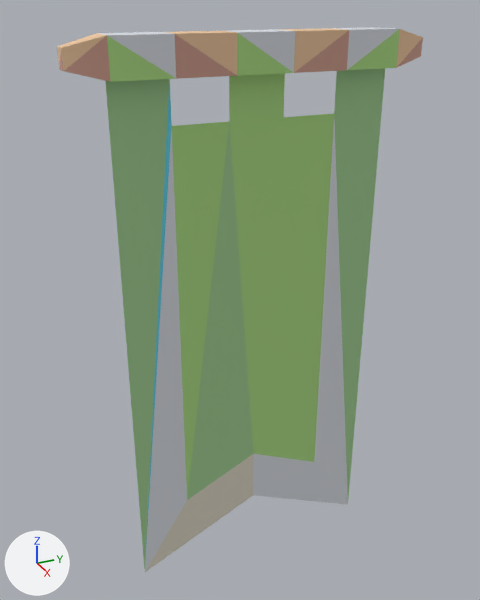
Two versions of the glTF model example_game/world/props/banner-green.prop/model.glb, one commit apart.
The view is the same before and after, from a camera (50 mm lens) standing at (1.64, -0.788, 1.739) and looking at (-0.05, -0.027, 0.894). The lights are fixed; the arrows at lower left show +X, +Y and +Z. The first picture is the older version. Vertices at exactly the same position are counted once.

Names of what the first picture shows: 'model'.
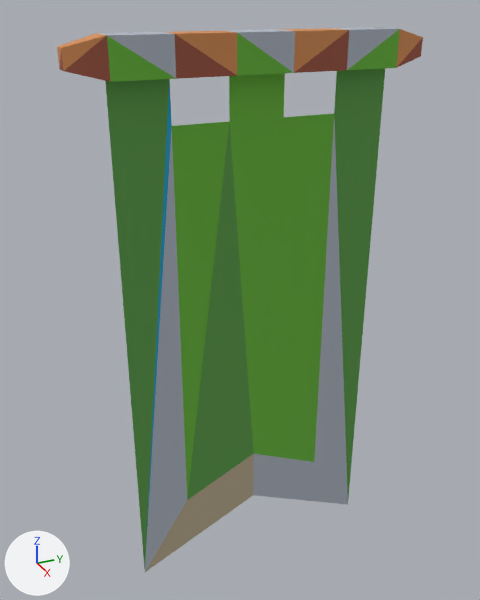
What differs and where, as boxes (x1, y1, x2, y2) in the pictures (480 x 600 px):
part 1 of me_model, recoloured (darker): (105, 29, 400, 569) in both
part 2 of me_model, recoloured (beige to brown): (59, 31, 423, 82) in both
part 3 of me_model, recoloured (beige to orange): (57, 28, 423, 75) in both
part 4 of me_model, recoloured (white to light grey): (98, 27, 399, 572) in both

The change in detail:
me_model has 49 vertices, 82 faces and spans x -0.05..0.05, y -0.5..0.5, z -0.02..1.66.
me_model is used by ob_model.
me_model part 1: 25 faces centred in x -0.05..0.05, y -0.35..0.35, z 0.67..1.59 are repainted in the vertex colours; the middle colour goes from green #afde88 to green #6dbb40.
me_model part 2: 20 faces centred in x -0.05..0.05, y -0.5..0.5, z 1.56..1.6 are repainted in the vertex colours; the middle colour goes from beige #d0a090 to brown #a05a47.
me_model part 3: 18 faces centred in x -0.05..0.05, y -0.5..0.5, z 1.62..1.66 are repainted in the vertex colours; the middle colour goes from beige #edc7a0 to orange #d9915a.
me_model part 4: 19 faces centred in x -0.05..0.05, y -0.35..0.35, z 0.13..1.66 are repainted in the vertex colours; the middle colour goes from white #dbdfe5 to light grey #b4bcc8.
